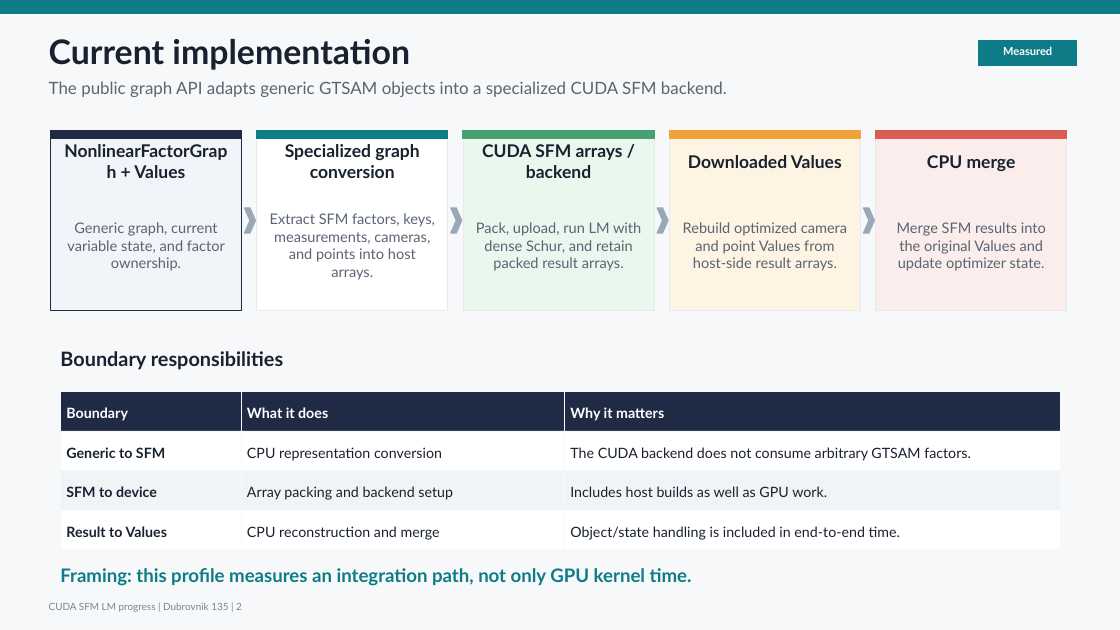
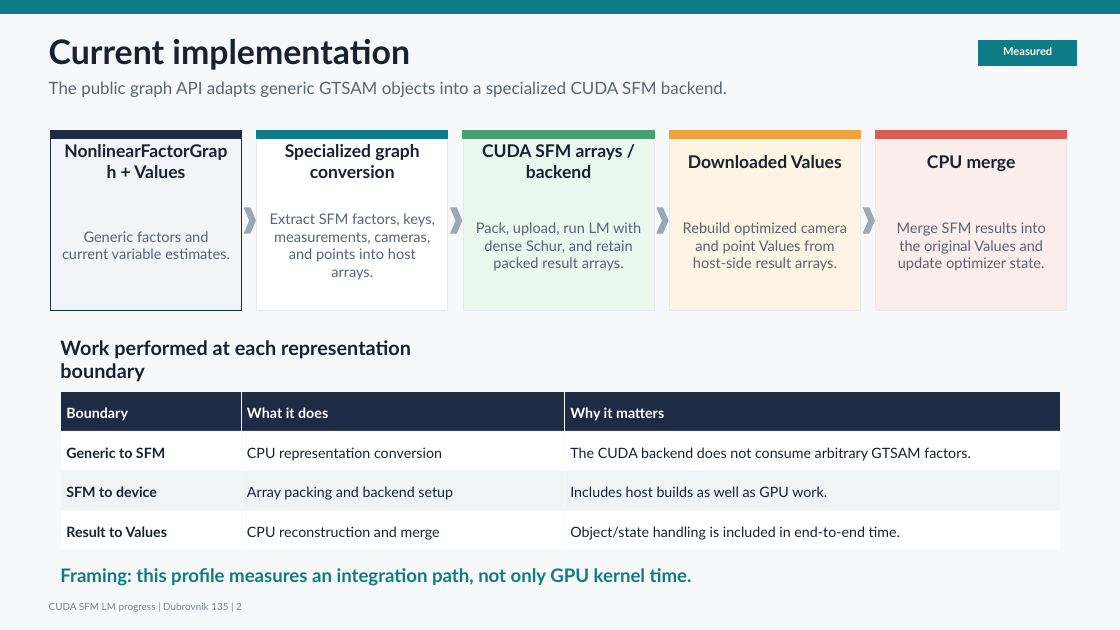
Before and after one commit to borglab/gtsam, a slide deck: slide 2 of timing/sfm_ba/benchmark_logs/20260710T_cuda_sfm_progress/cuda_sfm_progress_update.pptx. Drawn at 1120x630 pixels with LibreOffice and Linux fonts; fonts in the diff are those of the drawing. Boxes give left, top, right and bottom in pixels: in the first picture for what was removed or moved away, otherwise in the second. Text is boxed around its words. In the diff, an @@ line names an element or a change of style, - is before the commit and + after.

Commit message:
docs: clarify graph representation boundaries

```diff
--- a/timing/sfm_ba/benchmark_logs/20260710T_cuda_sfm_progress/cuda_sfm_progress_update.pptx
+++ b/timing/sfm_ba/benchmark_logs/20260710T_cuda_sfm_progress/cuda_sfm_progress_update.pptx
@@ text at [62, 231, 230, 259]: text changed @@
-Generic graph, current variable state, and factor ownership.
+Generic factors and current variable estimates.
@@ text at [60, 340, 411, 382]: text changed @@
-Boundary responsibilities
+Work performed at each representation boundary
```
Also in this commit, not shown: 13 other files.
